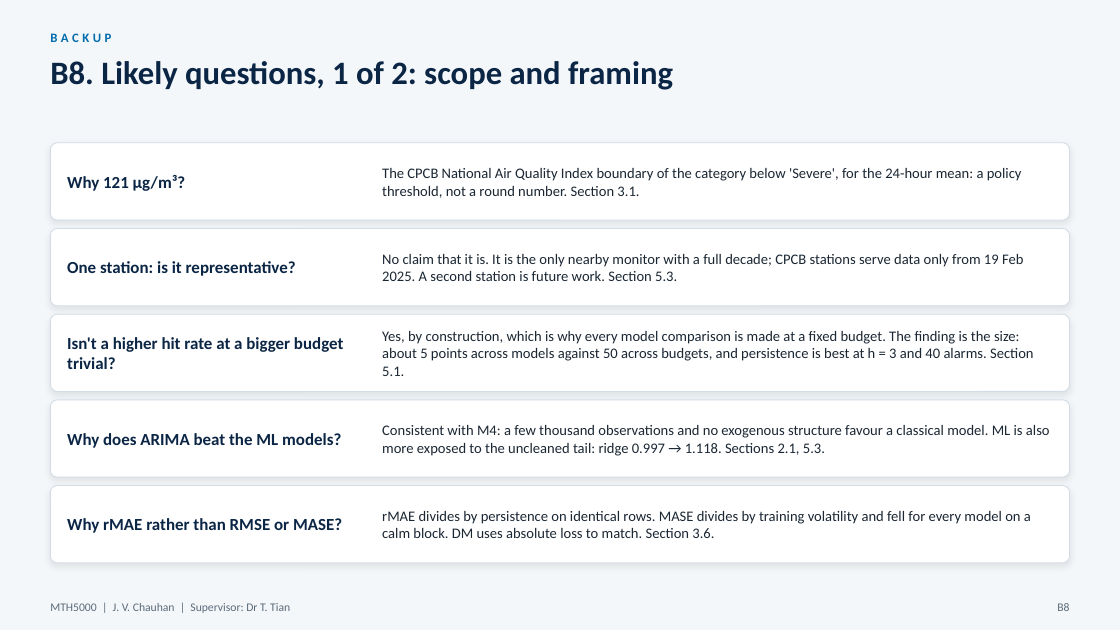
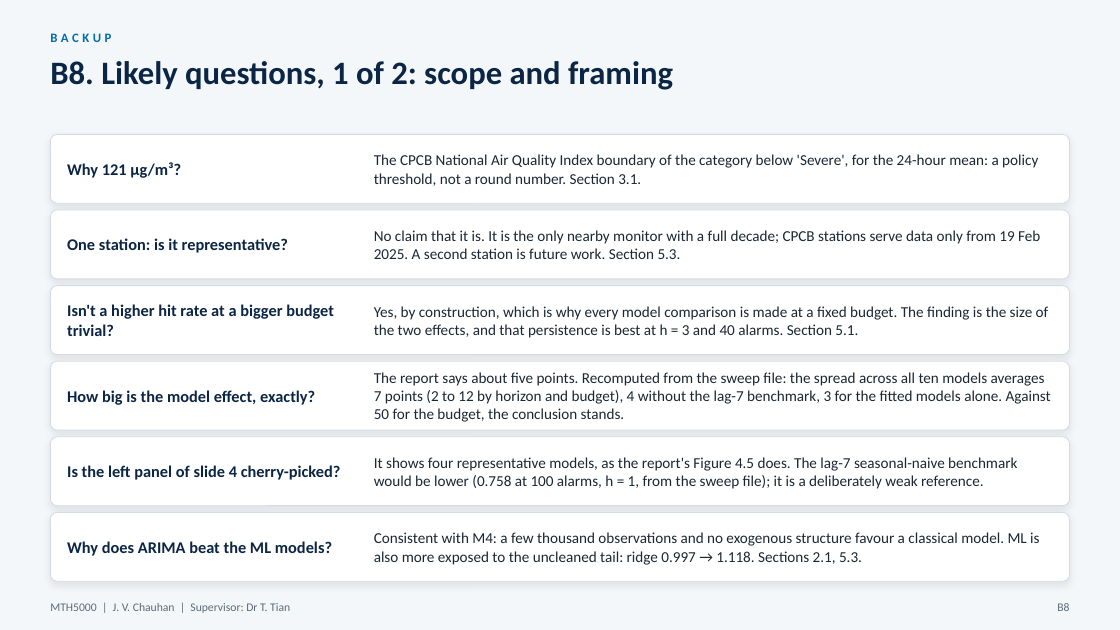
Before and after one commit to JC16092/mth5000-aqi-forecast, a slide deck: slide 42 of presentation_new/MTH5000_oral_presentation.pptx. Drawn at 1120x630 pixels with LibreOffice and Linux fonts; fonts in the diff are those of the drawing. Boxes give left, top, right and bottom in pixels: in the first picture for what was removed or moved away, otherwise in the second. Text is boxed around its words. In the diff, an @@ line names an element or a change of style, - is before the commit and + after.

```diff
--- a/presentation_new/MTH5000_oral_presentation.pptx
+++ b/presentation_new/MTH5000_oral_presentation.pptx
@@ rounded rectangle: place and size @@
-rounded rectangle at <box>50,143,1070,220</box>
+rounded rectangle at <box>50,134,1070,203</box>
@@ text "Why 121 µg/m³?": place and size @@
-text "Why 121 µg/m³?" at <box>67,175,186,191</box>
+text "Why 121 µg/m³?" at <box>67,162,181,178</box>
@@ text "The CPCB National Air Quality ...": place and size @@
-text "The CPCB National Air Quality ..." at <box>382,168,1022,198</box>
+text "The CPCB National Air Quality ..." at <box>374,154,1038,186</box>
@@ rounded rectangle: place and size @@
-rounded rectangle at <box>50,229,1070,306</box>
+rounded rectangle at <box>50,210,1070,279</box>
@@ text "One station: is it representative?": place and size @@
-text "One station: is it representative?" at <box>67,261,296,276</box>
+text "One station: is it representative?" at <box>67,238,288,253</box>
@@ text "No claim that it is. ...": place and size @@
-text "No claim that it is. ..." at <box>382,254,1023,281</box>
+text "No claim that it is. ..." at <box>374,230,1040,259</box>
@@ rounded rectangle: place and size @@
-rounded rectangle at <box>50,314,1070,392</box>
+rounded rectangle at <box>50,286,1070,355</box>
@@ text "Isn't a higher hit rate ...": place and size @@
-text "Isn't a higher hit rate ..." at <box>67,337,343,369</box>
+text "Isn't a higher hit rate ..." at <box>67,304,334,336</box>
@@ text at <box>374,306,1049,338</box>: text changed; size 12.5 to 13 pt @@
-Yes, by construction, which is why every model comparison is made at a fixed budget. The finding is the size: about 5 points across models against 50 across budgets, and persistence is best at h = 3 and 40 alarms. Section 5.1.
+Yes, by construction, which is why every model comparison is made at a fixed budget. The finding is the size of the two effects, and that persistence is best at h = 3 and 40 alarms. Section 5.1.
@@ rounded rectangle: place and size @@
-rounded rectangle at <box>50,400,1070,477</box>
+rounded rectangle at <box>50,361,1070,430</box>
@@ text added at <box>374,372,1051,422</box>, 13 pt, text #1B2733 @@
+The report says about five points. Recomputed from the sweep file: the spread across all ten models averages 7 points (2 to 12 by horizon and budget), 4 without the lag-7 benchmark, 3 for the fitted models alone. Against 50 for the budget, the conclusion stands.
@@ text added at <box>67,390,315,405</box>, 14 pt, text #0B2545, bold @@
+How big is the model effect, exactly?
@@ proportions changed in 5 elements at <box>50,134,1070,203</box>, <box>50,210,1070,279</box>, <box>50,286,1070,355</box>, <box>50,361,1070,430</box>, <box>50,437,1070,506</box> @@
@@ rounded rectangle: place and size @@
-rounded rectangle at <box>50,486,1070,563</box>
+rounded rectangle at <box>50,437,1070,506</box>
@@ text at <box>67,465,341,480</box>: text changed; size 14.5 to 14 pt @@
-Why rMAE rather than RMSE or MASE?
+Is the left panel of slide 4 cherry-picked?
@@ text at <box>374,457,1017,489</box>: text changed; size 12.5 to 13 pt @@
-rMAE divides by persistence on identical rows. MASE divides by training volatility and fell for every model on a calm block. DM uses absolute loss to match. Section 3.6.
+It shows four representative models, as the report's Figure 4.5 does. The lag-7 seasonal-naive benchmark would be lower (0.758 at 100 alarms, h = 1, from the sweep file); it is a deliberately weak reference.
@@ rounded rectangle added at <box>50,513,1070,581</box>, fill #FFFFFF, outline #D3DCE6 0.75 pt @@
@@ size 14.5 to 14 pt in 4 elements at <box>67,162,181,178</box>, <box>67,238,288,253</box>, <box>67,304,334,336</box>, <box>67,541,332,556</box> @@
@@ text "Why does ARIMA beat the ...": place and size @@
-text "Why does ARIMA beat the ..." at <box>67,433,341,448</box>
+text "Why does ARIMA beat the ..." at <box>67,541,332,556</box>
@@ size 12.5 to 13 pt in 3 elements at <box>374,154,1038,186</box>, <box>374,230,1040,259</box>, <box>374,532,1039,565</box> @@
@@ text "Consistent with M4: a few ...": place and size @@
-text "Consistent with M4: a few ..." at <box>382,425,1050,456</box>
+text "Consistent with M4: a few ..." at <box>374,532,1039,565</box>
```
Also in this commit, not shown: 13 other slides changed, 4 other files.
